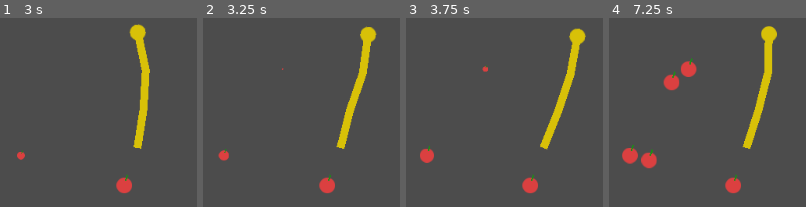
Above: before the commit, frames 1-4 (left to right).
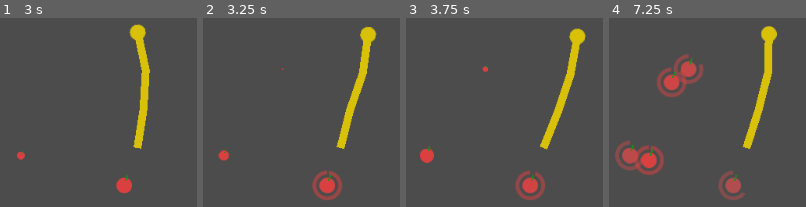
Above: after the commit, the same moments.

Repository: AnJ95/tectonicGiraffe
Game: Godot game, scene res://main/Main.tscn
Two runs of this game, one before a commit and one after it. Both use one fixed random seed, a clock stepped at 60 frames per second and the inputs below.
Inputs:
- Up to frame 1 (3 s): tap one key every 0.75 s from 0.6 s: W (key_0) A (key_1) D (key_2) S (key_3)
- Up to frame 2 (3.25 s): no input
- Up to frame 3 (3.75 s): tap W (key_0) at 3.6 s
- Up to frame 4 (7.25 s): tap one key every 0.75 s from 4.35 s: A (key_1) D (key_2) S (key_3) W (key_0)

Frame 1 is identical in both runs. In frame 2, 0.9% of the frame differs, in the area x 55-71%, y 80-97%; in frame 3, 0.9%; in frame 4, 4.4%, in the area x 3-70%, y 19-97%.

Commit message:
Added Segment growth animation

Diff:
--- a/fruit/Fruit.gd
+++ b/fruit/Fruit.gd
@@ -24,7 +24,7 @@
     animationPlayer.play("grow")
     progress.hide()
 
-func done_growing():
+func done_growing(_d):
     progress.show()
     is_grown = true
 
--- a/neck/Giraffe.gd
+++ b/neck/Giraffe.gd
@@ -23,11 +23,11 @@
 func _on_fruit_collected(fruit):
     if fruit == null:
         return
-    call_deferred("add_segment")
+    call_deferred("add_segment", true)
 
-func add_segment():
+func add_segment(show_start_anim=false):
     # add new segment to heads parent
-    var seg = Seg.instance().init(self)
+    var seg = Seg.instance().init(self, show_start_anim)
     head.get_parent().add_child(seg)
 
     # reparent head to new segment
--- a/neck/Head.gd
+++ b/neck/Head.gd
@@ -7,6 +7,9 @@
     if !area.get_parent().is_in_group("Fruit"):
         return
 
+    if !area.get_parent().is_grown:
+        return
+
     if area.get_parent().is_collected:
         return
 
--- a/neck/Head.tscn
+++ b/neck/Head.tscn
@@ -5,7 +5,9 @@
 
 [sub_resource type="CircleShape2D" id=1]
 
-[node name="Head" type="Node2D"]
+[node name="Head" type="Node2D" groups=[
+"Head",
+]]
 script = ExtResource( 2 )
 
 [node name="circle" type="Sprite" parent="."]
--- a/neck/Seg.gd
+++ b/neck/Seg.gd
@@ -28,6 +28,7 @@
 ############################################
 # STATE
 
+var show_start_anim = false
 var giraffe
 var angle = 0
 
@@ -62,8 +63,9 @@
     key_to_action_map[antagonist_keys[key]] = Action.Right
 ############################################
 # LIFE CYCLE
-func init(giraffe):
+func init(giraffe, show_start_anim=false):
     self.giraffe = giraffe
+    self.show_start_anim = show_start_anim
     return self
 
 func _ready():
@@ -78,12 +80,29 @@
     angle = angle_initial
     rotation = angle
 
-    line.rect_size = Vector2(width, length)
-    line.rect_position = Vector2(-width/2, -length)
+    line.rect_size.x = width
+    line.rect_position.x = -width/2
 
     var s = width / float(circle.texture.get_width())
     circle.scale = Vector2(s, s)
-    circle.position = Vector2(0, -length)
+    circle.position.x = 0
+
+    if show_start_anim:
+        print("1")
+        $Tween.interpolate_method(self, "set_length", 0, length, 1.0, Tween.TRANS_ELASTIC, Tween.EASE_IN_OUT)
+        $Tween.start()
+    else:
+        print("2")
+        set_length(length)
+
+func set_length(new_length):
+    length = new_length
+    line.rect_size.y = length
+    line.rect_position.y = -length
+    circle.position.y = -length
+    for child in get_children():
+        if child.is_in_group("Head") or child.is_in_group("Seg"):
+            child.position = get_next_seg_local_pos()
 
 
 func _process(delta):
--- a/neck/Seg.tscn
+++ b/neck/Seg.tscn
@@ -23,3 +23,5 @@
 __meta__ = {
 "_edit_use_anchors_": false
 }
+
+[node name="Tween" type="Tween" parent="."]
